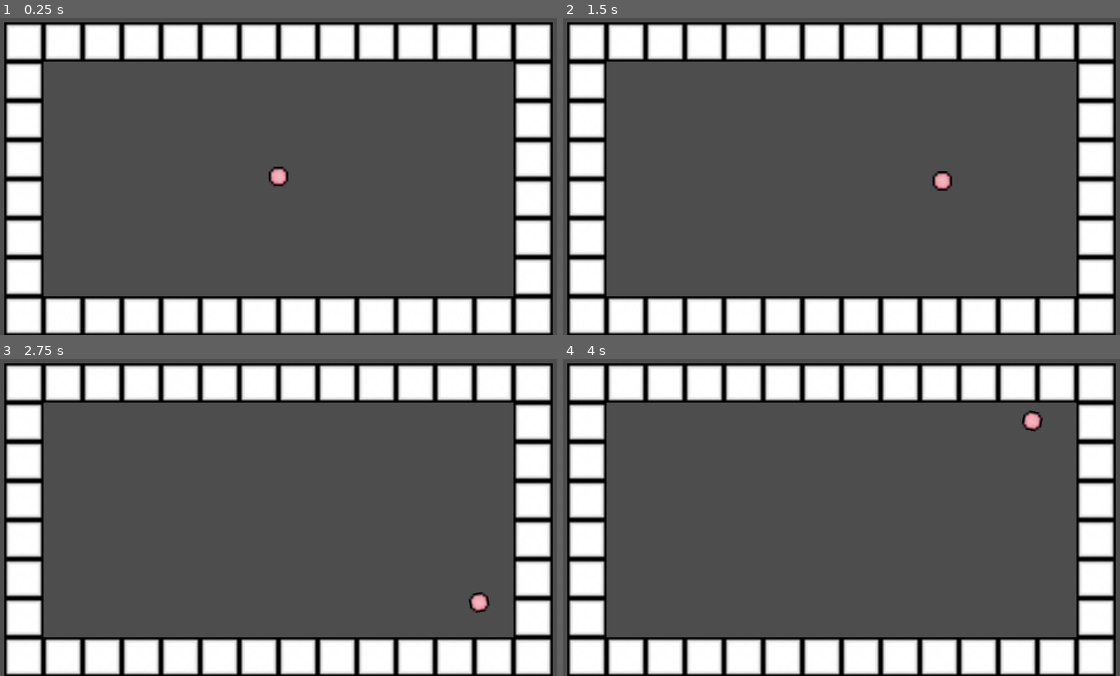
Above: before the commit, frames 1-4 (two rows, left to right).
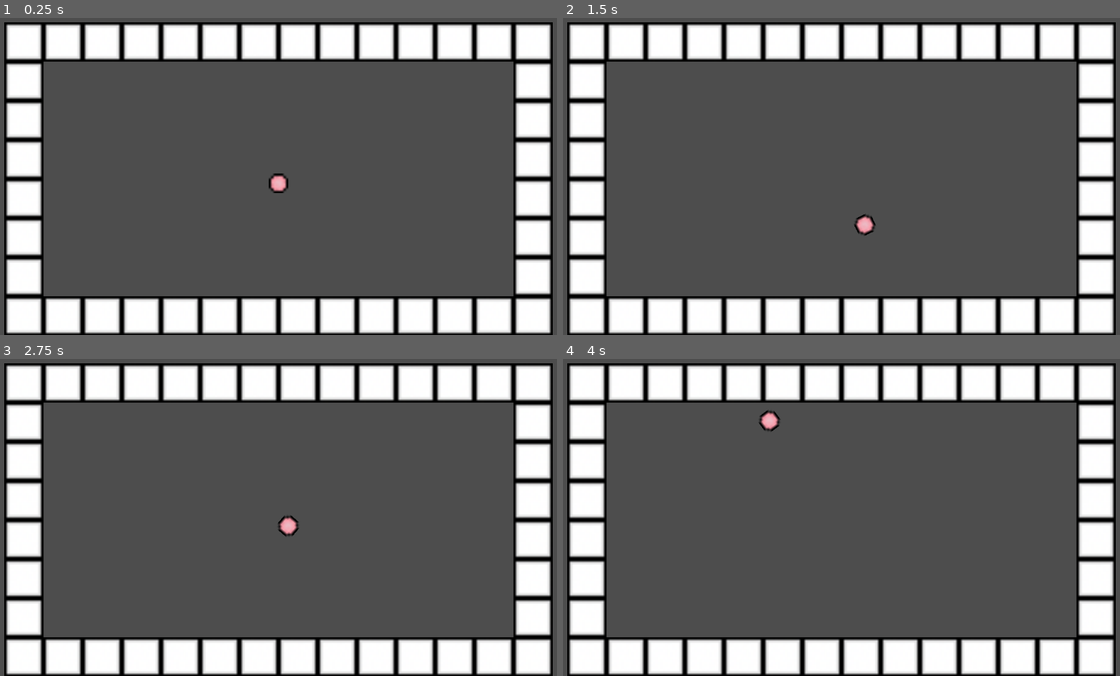
Above: after the commit, the same moments.

Repository: astropasta293/Tilted
Game: Godot game, scene res://Testing Scene.tscn
Two runs of this game, one before a commit and one after it. Both use one fixed random seed, a clock stepped at 60 frames per second and the inputs below.
Inputs:
- Up to frame 1 (0.25 s): no input
- Up to frame 2 (1.5 s): hold D 0.53-1.28 s; hold Space 0.53-1.28 s; hold S from 1.28 s (still down); tap Space at 1.35 s
- Up to frame 3 (2.75 s): tap Space at 1.52, 1.82 s; release S at 2.03 s; hold D from 2.03 s (still down); hold Space from 2.03 s (still down)
- Up to frame 4 (4 s): release D at 2.78 s; release Space at 2.78 s; hold W 2.78-3.53 s; tap Space at 2.85, 3.02, 3.32 s; hold A from 3.53 s (still down); hold Space from 3.53 s (still down)

The runs differ from the first frame. In frame 1, 0.2% of the frame differs, in the area x 48-52%, y 46-56%; in frame 2, 0.4%; in frame 3, 0.4%; in frame 4, 0.4%, in the area x 35-87%, y 16-23%.

Commit message:
Begin Working On Rotation

Diff:
--- a/Testing Scene.tscn
+++ b/Testing Scene.tscn
@@ -1,5 +1,6 @@
-[gd_scene load_steps=8 format=4 uid="uid://3jvkmug8sjtn"]
+[gd_scene load_steps=9 format=4 uid="uid://3jvkmug8sjtn"]
 
+[ext_resource type="Script" uid="uid://cdl0fjlpv5604" path="res://testing_scene.gd" id="1_4ok63"]
 [ext_resource type="Texture2D" uid="uid://b20adsodhm886" path="res://Assets/ball.png" id="1_vckvt"]
 [ext_resource type="Script" uid="uid://dk5awxeplb0od" path="res://ball_rigid_body_2d.gd" id="1_xvfed"]
 [ext_resource type="Texture2D" uid="uid://dglourfaervme" path="res://Assets/Tiles/Beta TileSet.png" id="3_xw3mf"]
@@ -27,10 +28,11 @@
 tile_proxies/coords_level = [[1, Vector2i(0, 0)], [5, Vector2i(0, 0)], [2, Vector2i(0, 0)], [5, Vector2i(1, 0)], [3, Vector2i(0, 0)], [5, Vector2i(2, 0)], [4, Vector2i(0, 0)], [5, Vector2i(3, 0)]]
 
 [node name="Node2D" type="Node2D"]
+script = ExtResource("1_4ok63")
 
 [node name="Ball_RigidBody2D" type="RigidBody2D" parent="."]
+mass = 0.01
 physics_material_override = SubResource("PhysicsMaterial_xw3mf")
-gravity_scale = 0.0
 can_sleep = false
 script = ExtResource("1_xvfed")
 
@@ -40,7 +42,9 @@
 [node name="Ball_CollisionShape2D" type="CollisionShape2D" parent="Ball_RigidBody2D"]
 shape = SubResource("CircleShape2D_xvfed")
 
-[node name="Camera2D" type="Camera2D" parent="."]
+[node name="Player_Camera2D" type="Camera2D" parent="."]
+unique_name_in_owner = true
+ignore_rotation = false
 zoom = Vector2(5, 5)
 
 [node name="TileMapLayer" type="TileMapLayer" parent="."]
--- a/ball_rigid_body_2d.gd
+++ b/ball_rigid_body_2d.gd
@@ -1,14 +1,7 @@
 extends RigidBody2D
-const speed = 100
 
 func _physics_process(delta: float):
-	if Input.is_key_pressed(KEY_W):
-		apply_central_force(Vector2.UP * speed)
-	if Input.is_key_pressed(KEY_S):
-		apply_central_force(Vector2.DOWN * speed)
-	if Input.is_key_pressed(KEY_D):
-		apply_central_force(Vector2.RIGHT * speed)
-	if Input.is_key_pressed(KEY_A):
-		apply_central_force(Vector2.LEFT * speed)
-	if !Input.is_key_pressed(KEY_W) && !Input.is_key_pressed(KEY_S) && !Input.is_key_pressed(KEY_D) && !Input.is_key_pressed(KEY_A):
-				linear_velocity = linear_velocity.move_toward(Vector2.ZERO, delta * speed)
+	if Input.is_key_pressed(KEY_SPACE):
+		gravity_scale = -.1
+	else:
+		gravity_scale = .1
--- /dev/null
+++ b/testing_scene.gd
@@ -0,0 +1,7 @@
+extends Node2D
+const inc_val = .01
+func _process(delta: float):
+	if Input.is_key_pressed(KEY_A):
+		rotation -= inc_val
+	elif Input.is_key_pressed(KEY_D):
+		rotation += inc_val
Not shown, added: testing_scene.gd.uid
